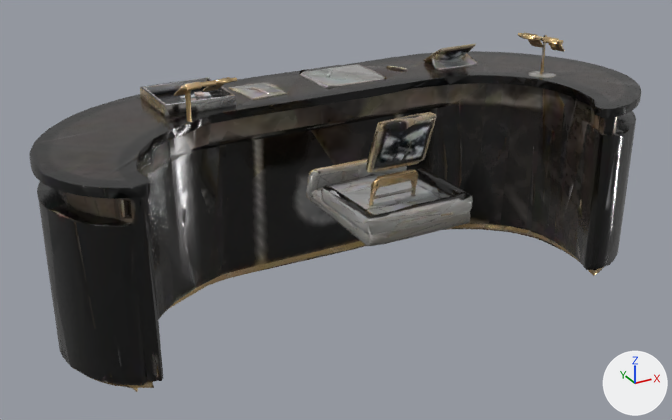
The glTF model public/flair/3d/salas/importados/vestConsole-medio.glb as it was, and as the next commit left it.
Before and after are seen from a 50 mm lens placed at (-1.334, -2.312, 1.041), pointed at (-0.069, -0.012, -0.109). Every picture has the same lights, and +X, +Y and +Z are marked at lower right. The picture after the commit comes second. Where no turn or scale is listed for an object, it has been applied to the vertices. Vertices at exactly the same position are counted once.

Script lines for the objects in view, before the commit:
```python
me_mesh_0 = bpy.data.meshes.new('Mesh_0')
me_mesh_0.from_pydata(...)  # 5280 vertices, 10540 faces; spans x 0.0..1.9, y -0.82..0.0, z 0.0..0.72
me_mesh_0.materials.append(mat_material_0)
ob_mesh_0 = bpy.data.objects.new('Mesh_0', me_mesh_0)
ob_mesh_0.location = (-0.952, 0.412, -0.369)
```
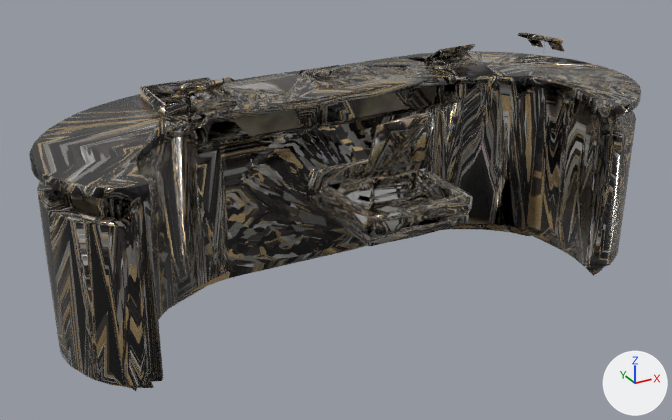
Changed parts and their boxes [x1, y1, x2, y2] in the pictures (672 x 420 px):
'Mesh_0', reshaped, moved: before [29, 33, 641, 392]; after [29, 33, 641, 391]
part 1 of me_mesh_0, cut back: before [29, 33, 641, 392]; after [29, 40, 639, 271]
part 2 of me_mesh_0, surface changed: [37, 51, 636, 385] in both

The change, as a list of edits to the scene's bpy script:
```text
Change me_mesh_0:
    used by ob_mesh_0; location = (-0.952, 0.412, -0.369)
    remove me_mesh_0.from_pydata(...)  # 5280 vertices, 10540 faces; spans x 0.0..1.9, y -0.82..0.0, z 0.0..0.72
    add me_mesh_0.from_pydata(...)  # 2381 vertices, 5219 faces; spans x 0.0..1.9, y -0.82..0.0, z 0.0..0.72
    me_mesh_0 part 1: 110 vertices moved within x 0.01..1.9, y -0.81..-0.06, z 0.0..0.72; 3008 vertices removed from x 0.0..1.9, y -0.82..0.0, z 0.0..0.72; 109 vertices added at x 0.01..1.87, y -0.79..-0.07, z 0.0..0.7
    me_mesh_0 part 2: 966 kept faces spanning x 0.0..1.9, y -0.82..0.0, z 0.0..0.63 get new texture (UV) coordinates
Change ob_mesh_0:
    ob_mesh_0.location: (-0.952, 0.412, -0.369) -> (-0.952, 0.412, -0.368)
```
